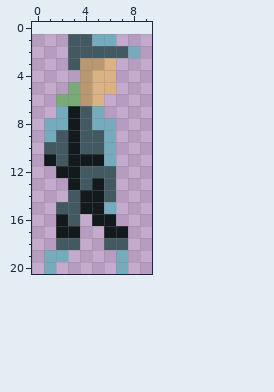
Two versions of one pixel-art sprite, img/PlayerTemplateTest.png. Above is the file before it was changed.
The file is 40x80 pixels, drawn in blocks of 4x4; one block is one cell here. The old version is drawn lined up with the new one, on the new canvas.
The same view after the edit:
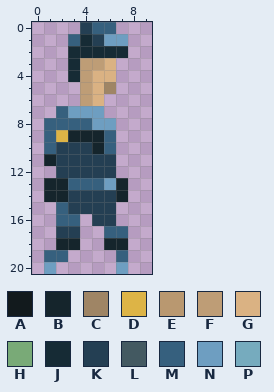
Palette (. is transparent): A #121a1d  B #15252c  C #9f8565  D #ddb446  E #b99870  F #be9d76  G #dab283  H #79aa77  J #162b35  K #243f53  L #435961  M #36607e  N #6e9ec1  P #76abbe
Difference:
canvas 10x20 -> 10x21, the old top-left corner now at 0,1
Changed rows in their new state; - is an unchanged pixel.
first column x 1:
 0 ---KMM--
 1 --MJKNN-
 2 --JJJJJ.
 3 --JFF---
 4 --JF----
 5 --.F-C--
 6 -..F----
 7 -MNNN---
 8 MMMMNN--
 9 MDBBBM--
10 MKKKBM--
11 BKKKKK--
12 -KKKKK--
13 BBMMMNB-
14 BBKKKKB-
15 -MKKKK--
16 -MM-KK--
17 -KK--MM-
18 -BB--BB-
19 MM----M-
20 N-----N-
